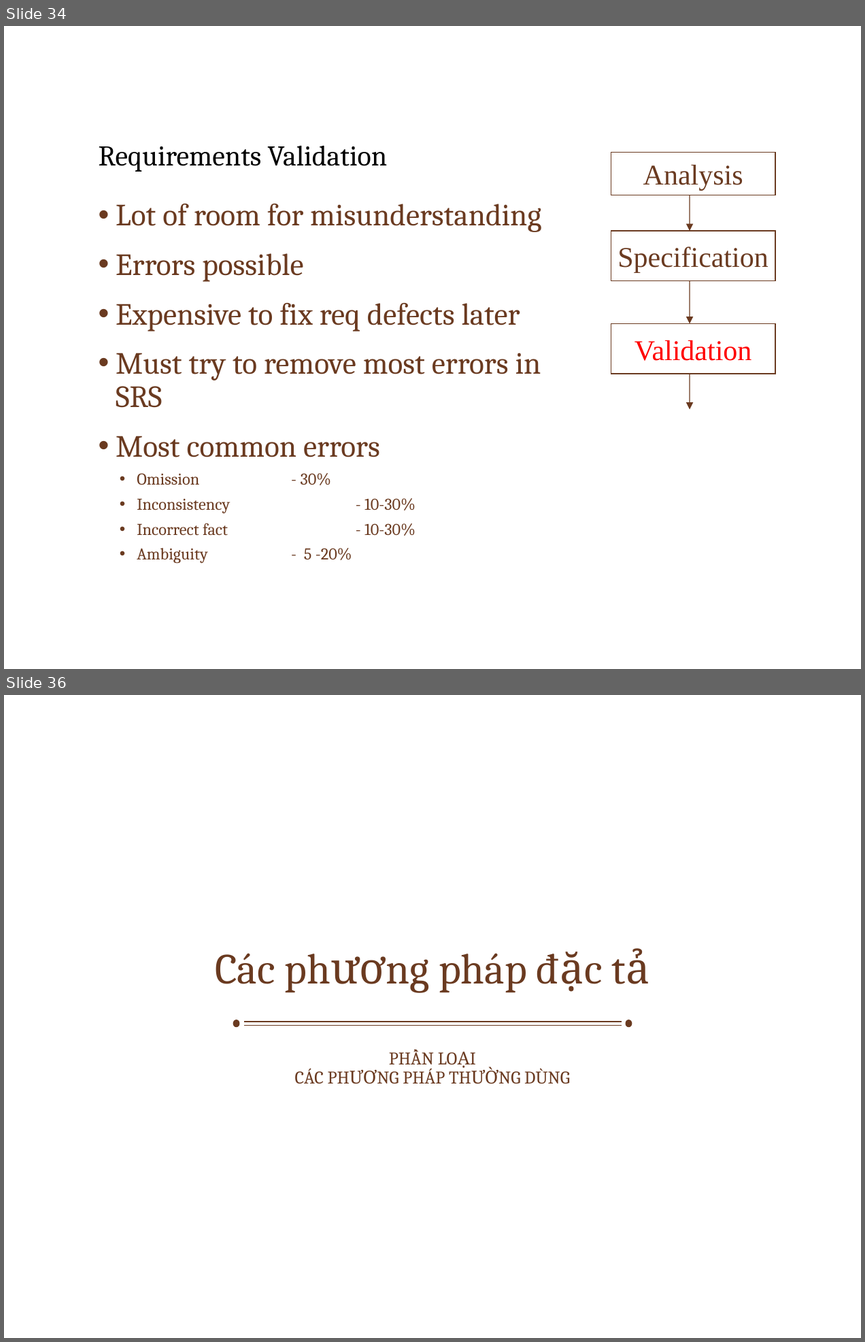
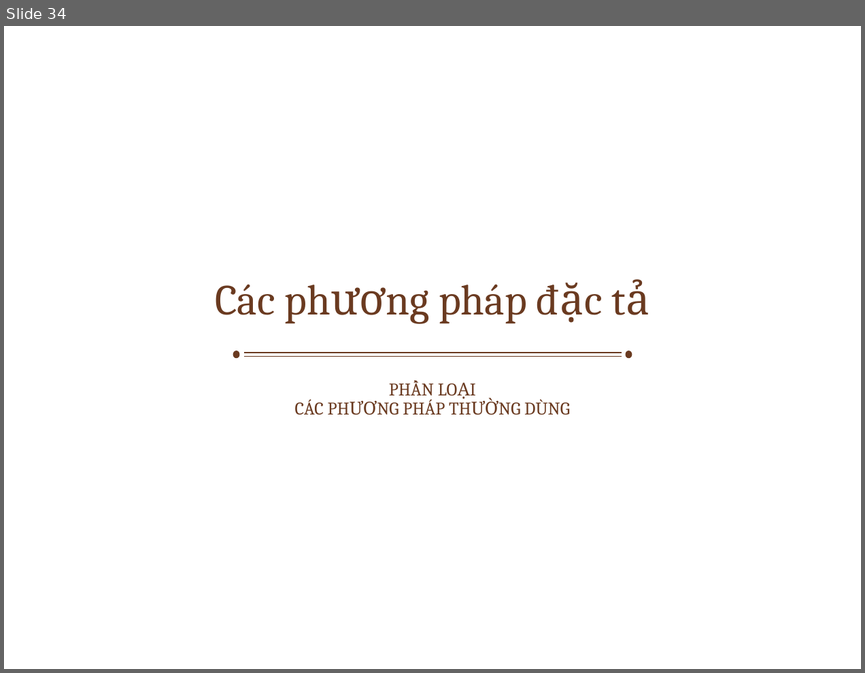
Before and after one commit to ChrisJamison/seminar_cnpm, a slide deck: Seminar/Software Requirement.pptx. Shown one above the other, each under a label of ours: slides 34 and 36 before the commit, slide 34 after it; the slides between them are not shown. The pictures are 865x1342 and 865x673 pixels, drawn with LibreOffice and Linux fonts; fonts in the diff are those of the drawing; background and template pictures are left out. Boxes give left, top, right and bottom in pixels: in the first picture for what was removed or moved away, otherwise in the second. Text is boxed around its words. In the diff, an @@ line names an element or a change of style, - is before the commit and + after.

```diff
--- a/Seminar/Software Requirement.pptx
+++ b/Seminar/Software Requirement.pptx
@@ slide 34 removed at [4, 26, 861, 669], background picture (left out) @@
@@ title removed at [99, 145, 388, 172] @@
-Requirements Validation
@@ rectangle removed at [611, 152, 775, 195] @@
-Analysis
@@ text removed at [116, 203, 541, 563] @@
-• Lot of room for misunderstanding
-• Errors possible
-• Expensive to fix req defects later
-• Must try to remove most errors in SRS
-• Most common errors
-  • Omission - 30%
-  • Inconsistency - 10-30%
-  • Incorrect fact - 10-30%
-  • Ambiguity - 5 -20%
@@ arrow removed from (689, 195) to (689, 231) @@
@@ rectangle removed at [611, 231, 775, 280] @@
-Specification
@@ arrow removed from (689, 280) to (689, 323) @@
@@ rectangle removed at [611, 323, 775, 373] @@
-Validation
@@ arrow removed from (689, 374) to (689, 409) @@
@@ what was slide 36 is now slide 34 @@
```
Also in this commit, not shown: 3 slides changed, 10 slides added, 11 other slides removed, 1 other file.
